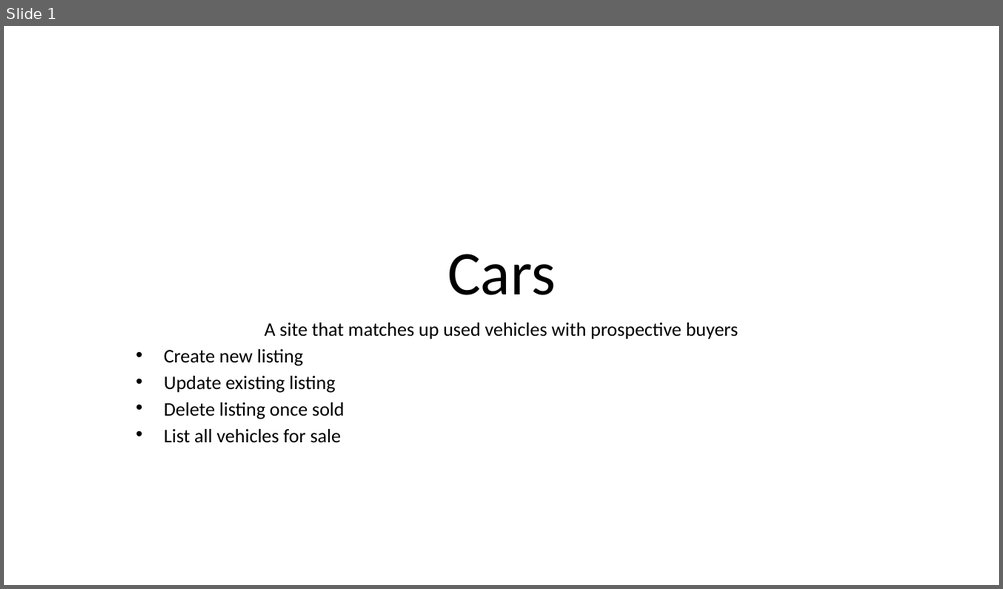
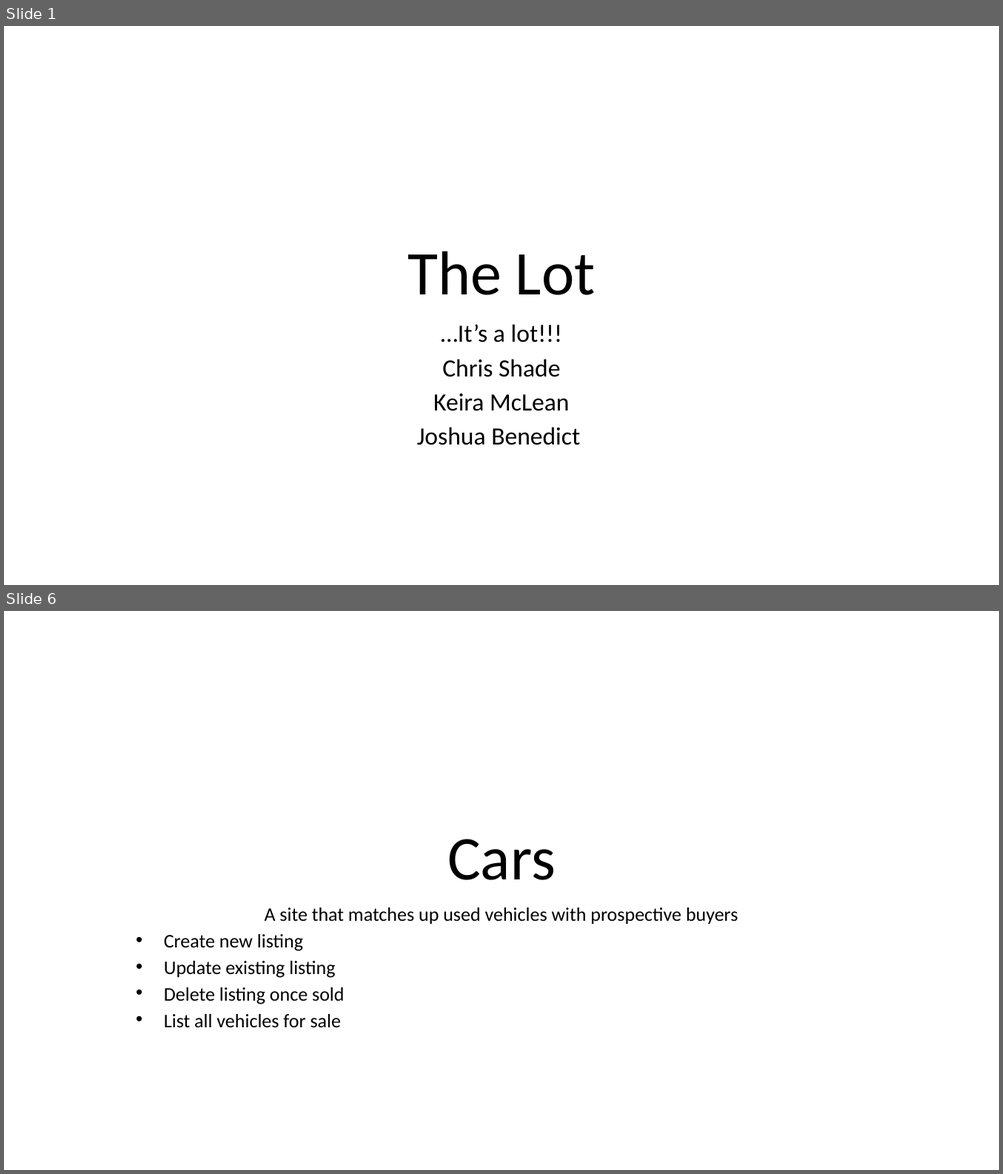
Before and after one commit to keira-mclean/capstone-cjk-be, a slide deck: Capstone3_CJK.pptx. Shown one above the other, each under a label of ours: slide 1 before the commit, slides 1 and 6 after it; the slides between them are not shown. The pictures are 1003x589 and 1003x1174 pixels, drawn with LibreOffice and Linux fonts; fonts in the diff are those of the drawing. Boxes give left, top, right and bottom in pixels: in the first picture for what was removed or moved away, otherwise in the second. Text is boxed around its words. In the diff, an @@ line names an element or a change of style, - is before the commit and + after.

```diff
--- a/Capstone3_CJK.pptx
+++ b/Capstone3_CJK.pptx
@@ slide 1 added at [4,26,999,585], background #FFFFFF @@
@@ title added at [407,251,595,295], 60 pt, text #000000 @@
+The Lot
@@ subtitle added at [417,324,580,446], 24 pt, text #000000 @@
+…It’s a lot!!!
+Chris Shade
+Keira McLean
+Joshua Benedict
@@ what was slide 1 is now slide 6 @@
```
Also in this commit, not shown: 1 slide changed, 3 other slides added.
